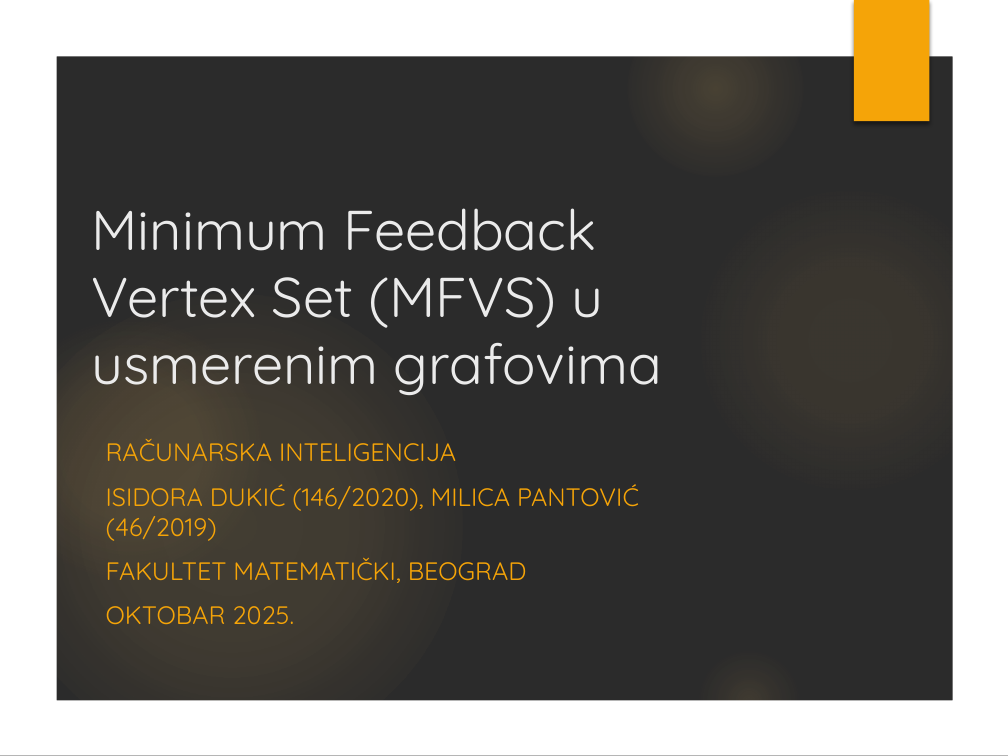
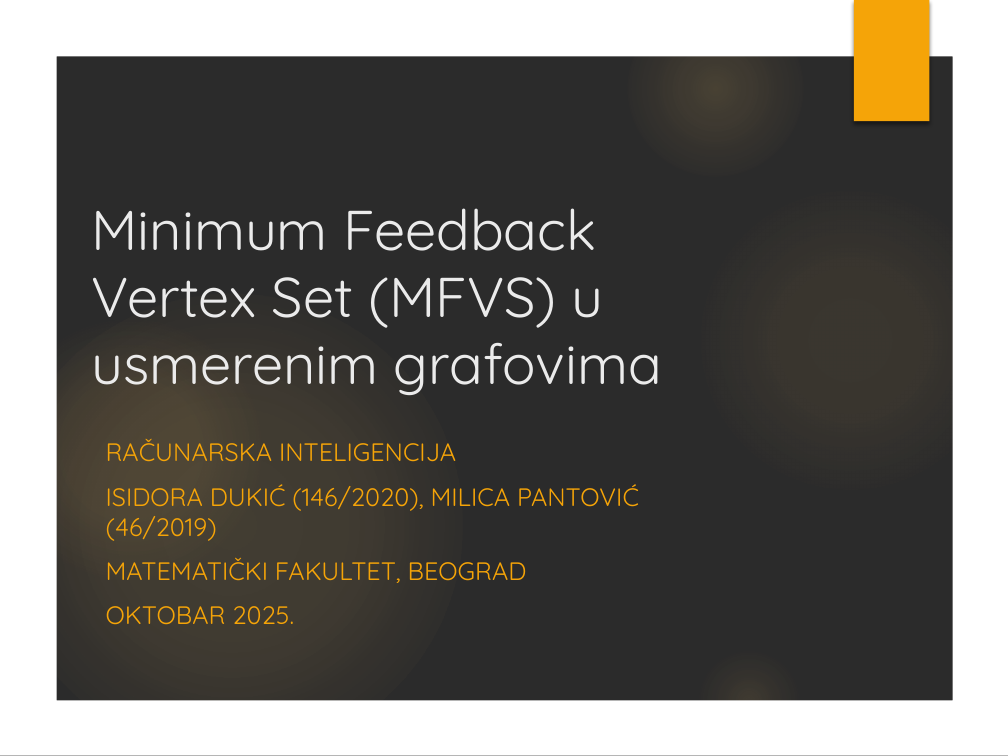
Before and after one commit to milicapantovic/CI_mfvs, a slide deck: slide 1 of MFVS_prezentacija.pptx. Drawn at 1008x756 pixels with LibreOffice and Linux fonts; fonts in the diff are those of the drawing; background and template pictures are left out; a plain dark background stands for a picture behind light text. Boxes give left, top, right and bottom in pixels: in the first picture for what was removed or moved away, otherwise in the second. Text is boxed around its words. In the diff, an @@ line names an element or a change of style, - is before the commit and + after.

```diff
--- a/MFVS_prezentacija.pptx
+++ b/MFVS_prezentacija.pptx
@@ subtitle at bbox=[106, 558, 527, 583]: text changed @@
-FAKULTET MATEMATIČKI, BEOGRAD
+MATEMATIČKI FAKULTET, BEOGRAD
```
Also in this commit, not shown: 2 other slides changed, 2 other files.
